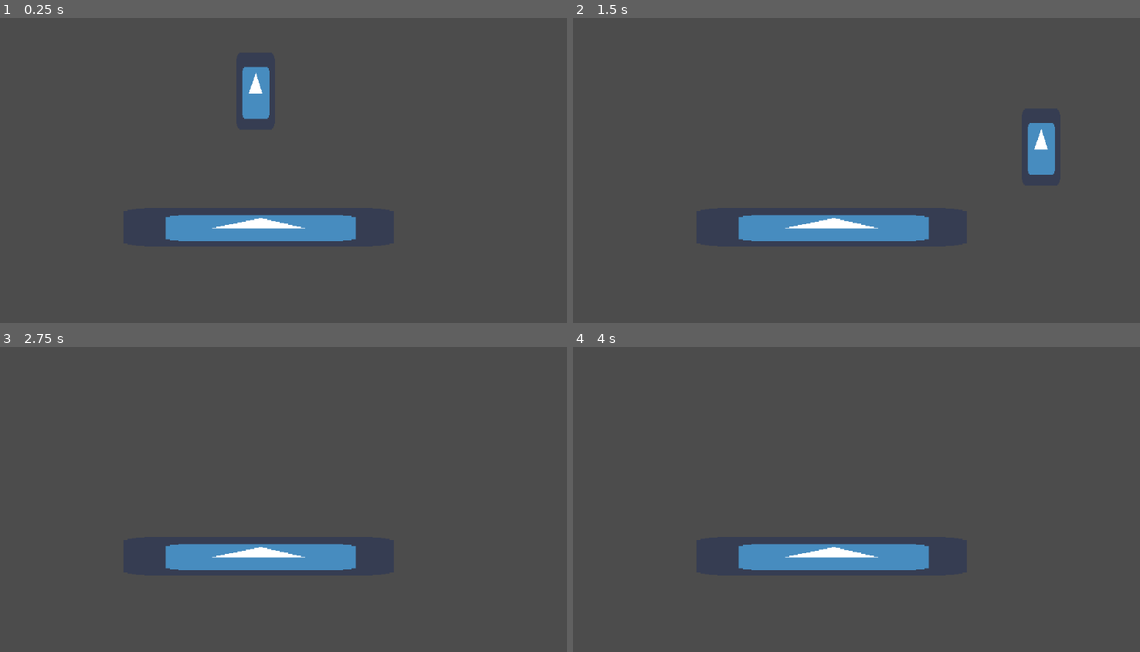
Above: before the commit, frames 1-4 (two rows, left to right).
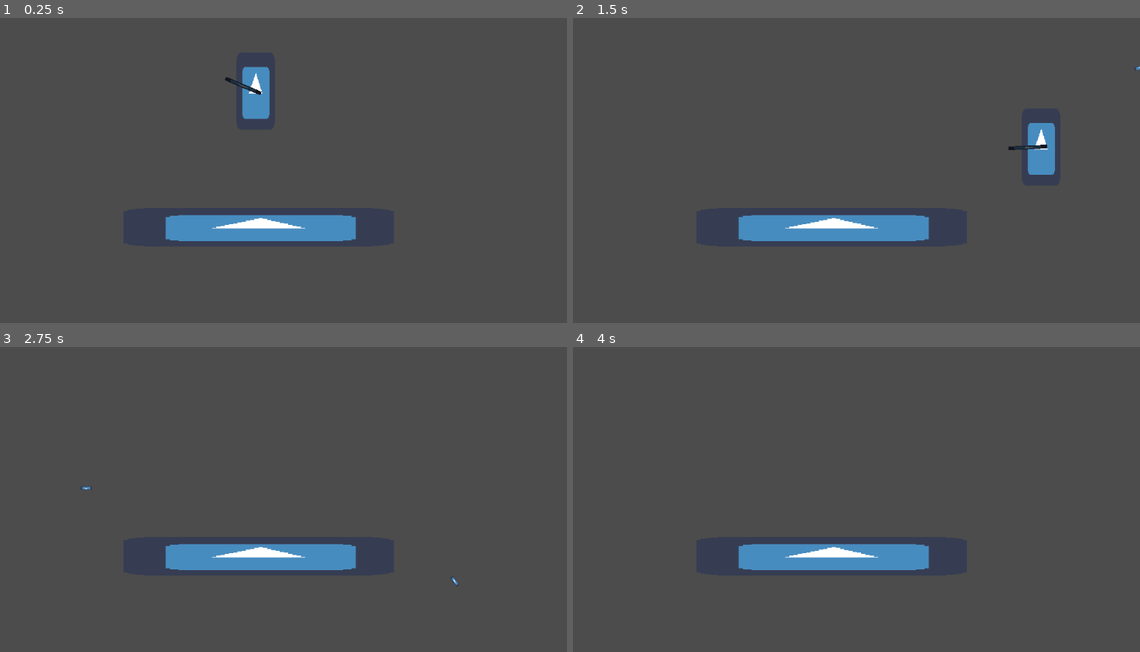
Above: after the commit, the same moments.

Repository: yzn-h/Smubble
Game: Godot game, scene res://Main.tscn
Two runs of this game, one before a commit and one after it. Both use one fixed random seed, a clock stepped at 60 frames per second and the inputs below. The engine's default icon, where the game draws it, is replaced by a stand-in: a white triangle on a blue panel in a dark square.
Inputs (mouse positions are in pixels of both pictures, inside the frame that each line leads up to):
- Up to frame 1 (0.25 s): no input
- Up to frame 2 (1.5 s): move the mouse to (964, 124) at 0.52 s; press the mouse at (964, 124) at 0.53 s; hold D (move_right) from 0.53 s (still down); tap Space (jump) at 0.77, 0.8, 1.07, 1.35 s; move the mouse to (709, 161) at 1.27 s; release the mouse at (709, 161) at 1.28 s
- Up to frame 3 (2.75 s): tap Space (jump) at 1.52, 1.82, 2.3 s; click (136, 490) at 1.55 s; move the mouse to (317, 392) at 2.02 s; release D (move_right) at 2.03 s; press the mouse at (317, 392) at 2.03 s; hold A (move_left) from 2.03 s (still down)
- Up to frame 4 (4 s): tap Enter at 2.75 s; move the mouse to (799, 542) at 2.77 s; release A (move_left) at 2.78 s; release the mouse at (799, 542) at 2.78 s; hold D (move_right) from 2.78 s (still down); click (799, 542) at 2.85 s; tap Space (jump) at 3.02, 3.32, 3.5 s; move the mouse to (1015, 526) at 3.52 s; hold Space (jump) from 3.53 s (still down)

The runs differ from the first frame. In frame 1, less than 0.1% of the frame differs, in the area x 39-47%, y 19-26%; in frame 2, less than 0.1%; in frame 3, less than 0.1%; in frame 4, nothing differs.

Commit message:
Add basic shooting mechanics

Diff:
--- /dev/null
+++ b/Main.gd
@@ -0,0 +1,9 @@
+extends Node2D
+
+
+onready var bullet_manager = $BulletManager
+onready var player = $Player
+
+
+func _ready():
+	player.connect("player_fired_bullet", bullet_manager, "handle_bullet_spawned")
--- a/Main.tscn
+++ b/Main.tscn
@@ -1,12 +1,15 @@
-[gd_scene load_steps=4 format=2]
+[gd_scene load_steps=6 format=2]
 
 [ext_resource path="res://Player/Player.tscn" type="PackedScene" id=1]
 [ext_resource path="res://icon.png" type="Texture" id=2]
+[ext_resource path="res://Main.gd" type="Script" id=3]
+[ext_resource path="res://Weapon/BulletManager.gd" type="Script" id=4]
 
 [sub_resource type="RectangleShape2D" id=1]
 extents = Vector2( 224, 32 )
 
 [node name="Main" type="Node2D"]
+script = ExtResource( 3 )
 
 [node name="Player" parent="." instance=ExtResource( 1 )]
 position = Vector2( 508, 163 )
@@ -23,3 +26,6 @@
 
 [node name="CollisionShape2D" type="CollisionShape2D" parent="StaticBody2D"]
 shape = SubResource( 1 )
+
+[node name="BulletManager" type="Node2D" parent="."]
+script = ExtResource( 4 )
--- a/Player/Player.gd
+++ b/Player/Player.gd
@@ -1,9 +1,18 @@
 extends KinematicBody2D
+
+
+signal player_fired_bullet(bullet, position, direction)
 
 
 onready var body = $body
 onready var coyoty_timer = $CoyoteTimer
-onready var jump_buffer = $JumpBuffer
+onready var jump_buffer_timer = $JumpBuffer
+onready var end_of_gun = $Weapon/EndOfGun
+onready var gun_direction = $Weapon/GunDirection
+onready var weapon = $Weapon
+
+
+export (PackedScene) var Bullet
 
 
 const UP = Vector2(0, -1)
@@ -48,8 +57,8 @@
 
 
 func jump_buffer():
-	if is_on_floor() and !jump_buffer.is_stopped():
-		jump_buffer.stop()
+	if is_on_floor() and !jump_buffer_timer.is_stopped():
+		jump_buffer_timer.stop()
 		jump()
 
 
@@ -70,7 +79,16 @@
 			coyoty_timer.stop()
 			jump()
 		else:
-			jump_buffer.start()
+			jump_buffer_timer.start()
+	if event.is_action_pressed("shoot"):
+		shoot()
+
+
+func shoot():
+	var bullet_instance = Bullet.instance()
+	var direction = (gun_direction.global_position - end_of_gun.global_position).normalized()
+	emit_signal("player_fired_bullet", bullet_instance, end_of_gun.global_position, direction)
+
 
 
 func jump():
--- a/Player/Player.tscn
+++ b/Player/Player.tscn
@@ -1,13 +1,16 @@
-[gd_scene load_steps=4 format=2]
+[gd_scene load_steps=6 format=2]
 
 [ext_resource path="res://Player/Player.gd" type="Script" id=1]
 [ext_resource path="res://icon.png" type="Texture" id=2]
+[ext_resource path="res://Weapon/Bullet.tscn" type="PackedScene" id=3]
+[ext_resource path="res://Weapon/Weapon.gd" type="Script" id=4]
 
 [sub_resource type="RectangleShape2D" id=1]
 extents = Vector2( 32, 64 )
 
 [node name="Player" type="KinematicBody2D"]
 script = ExtResource( 1 )
+Bullet = ExtResource( 3 )
 
 [node name="CollisionShape2D" type="CollisionShape2D" parent="."]
 shape = SubResource( 1 )
@@ -21,3 +24,21 @@
 [node name="CoyoteTimer" type="Timer" parent="."]
 
 [node name="JumpBuffer" type="Timer" parent="."]
+
+[node name="Weapon" type="Node2D" parent="."]
+script = ExtResource( 4 )
+__meta__ = {
+"_edit_group_": true
+}
+
+[node name="EndOfGun" type="Position2D" parent="Weapon"]
+position = Vector2( 68, 0 )
+
+[node name="GunDirection" type="Position2D" parent="Weapon"]
+position = Vector2( 72, 0 )
+
+[node name="Sprite" type="Sprite" parent="Weapon"]
+modulate = Color( 0.352941, 0.352941, 0.352941, 1 )
+position = Vector2( 22, 0 )
+scale = Vector2( 1, 0.1 )
+texture = ExtResource( 2 )
--- /dev/null
+++ b/Weapon/Bullet.gd
@@ -0,0 +1,30 @@
+extends Area2D
+class_name Bullet
+
+onready var kill_timer = $KillTimer
+
+export (int) var speed = 500
+
+
+var direction := Vector2.ZERO
+
+
+func _ready():
+	kill_timer.start()
+
+
+func _physics_process(delta):
+
+	if direction != Vector2.ZERO:
+		var velocity = direction * delta * speed
+
+		global_position += velocity
+
+
+func set_direction(direction: Vector2):
+	self.direction = direction
+	rotation += direction.angle()
+
+
+func _on_KillTimer_timeout():
+	queue_free()
--- /dev/null
+++ b/Weapon/Bullet.tscn
@@ -0,0 +1,22 @@
+[gd_scene load_steps=4 format=2]
+
+[ext_resource path="res://icon.png" type="Texture" id=1]
+[ext_resource path="res://Weapon/Bullet.gd" type="Script" id=2]
+
+[sub_resource type="RectangleShape2D" id=1]
+extents = Vector2( 10, 4 )
+
+[node name="Bullet" type="Area2D"]
+script = ExtResource( 2 )
+
+[node name="CollisionShape2D" type="CollisionShape2D" parent="."]
+shape = SubResource( 1 )
+
+[node name="Sprite" type="Sprite" parent="."]
+scale = Vector2( 0.3, 0.1 )
+texture = ExtResource( 1 )
+
+[node name="KillTimer" type="Timer" parent="."]
+wait_time = 1.5
+one_shot = true
+[connection signal="timeout" from="KillTimer" to="." method="_on_KillTimer_timeout"]
--- /dev/null
+++ b/Weapon/BulletManager.gd
@@ -0,0 +1,7 @@
+extends Node2D
+
+
+func handle_bullet_spawned(bullet: Bullet, position : Vector2, direction: Vector2):
+	add_child(bullet)
+	bullet.global_position = position
+	bullet.set_direction(direction)
--- /dev/null
+++ b/Weapon/Weapon.gd
@@ -0,0 +1,22 @@
+extends Node2D
+
+onready var end_of_gun = $EndOfGun
+var deg_for_bullet : float
+var vel : Vector2
+
+
+func _physics_process(delta):
+	get_weapon_deg()
+
+
+# Called when the node enters the scene tree for the first time.
+func get_weapon_deg():
+	var mouse_pos : Vector2 = get_global_mouse_position()
+	deg_for_bullet = mouse_pos.angle_to_point(end_of_gun.global_position)
+	self.look_at(mouse_pos)
+
+
+
+# Called every frame. 'delta' is the elapsed time since the previous frame.
+#func _process(delta):
+#	pass
--- a/project.godot
+++ b/project.godot
@@ -8,9 +8,14 @@
 
 config_version=4
 
-_global_script_classes=[  ]
+_global_script_classes=[ {
+"base": "Area2D",
+"class": "Bullet",
+"language": "GDScript",
+"path": "res://Weapon/Bullet.gd"
+} ]
 _global_script_class_icons={
-
+"Bullet": ""
 }
 
 [application]
@@ -18,13 +23,6 @@
 config/name="Smubble"
 run/main_scene="res://Main.tscn"
 config/icon="res://icon.png"
-
-[autoload]
-
-PluginSettings="*res://addons/github-integration/scripts/PluginSettings.gd"
-IconLoaderGithub="*res://addons/github-integration/scripts/IconLoaderGithub.gd"
-UserData="*res://addons/github-integration/scripts/user_data.gd"
-RestHandler="*res://addons/github-integration/scenes/RestHandler.tscn"
 
 [debug]
 
@@ -37,7 +35,7 @@
 
 [editor_plugins]
 
-enabled=PoolStringArray( "github-integration" )
+enabled=PoolStringArray(  )
 
 [importer_defaults]
 
